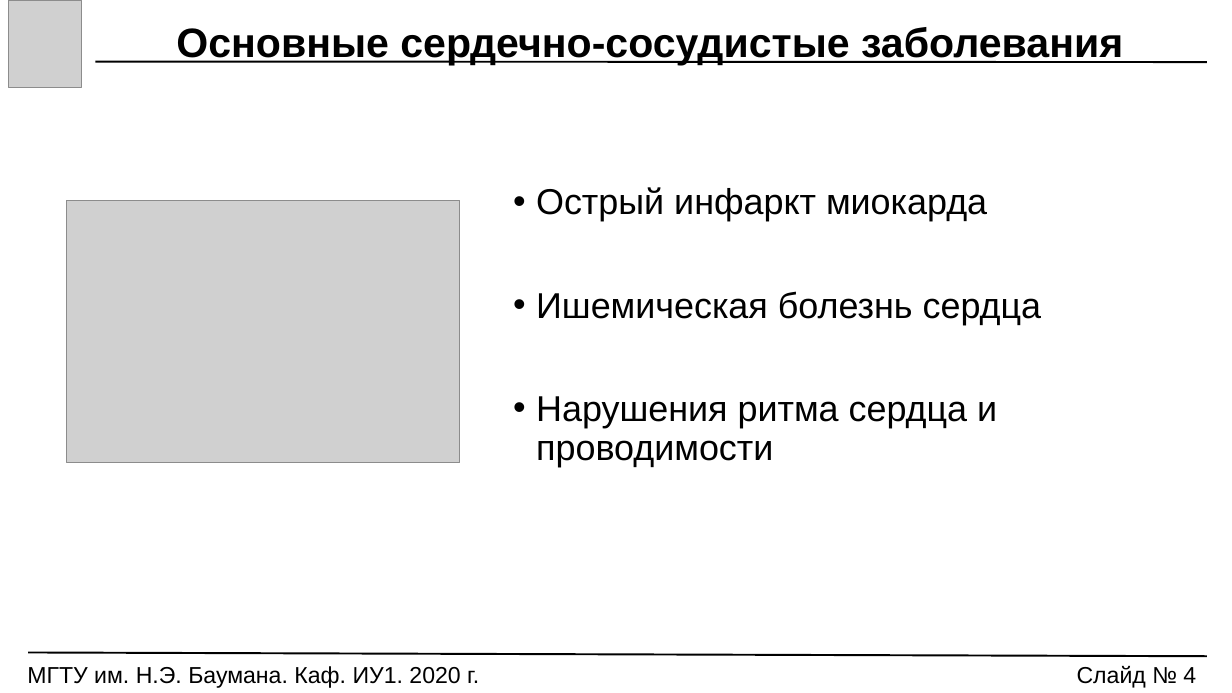
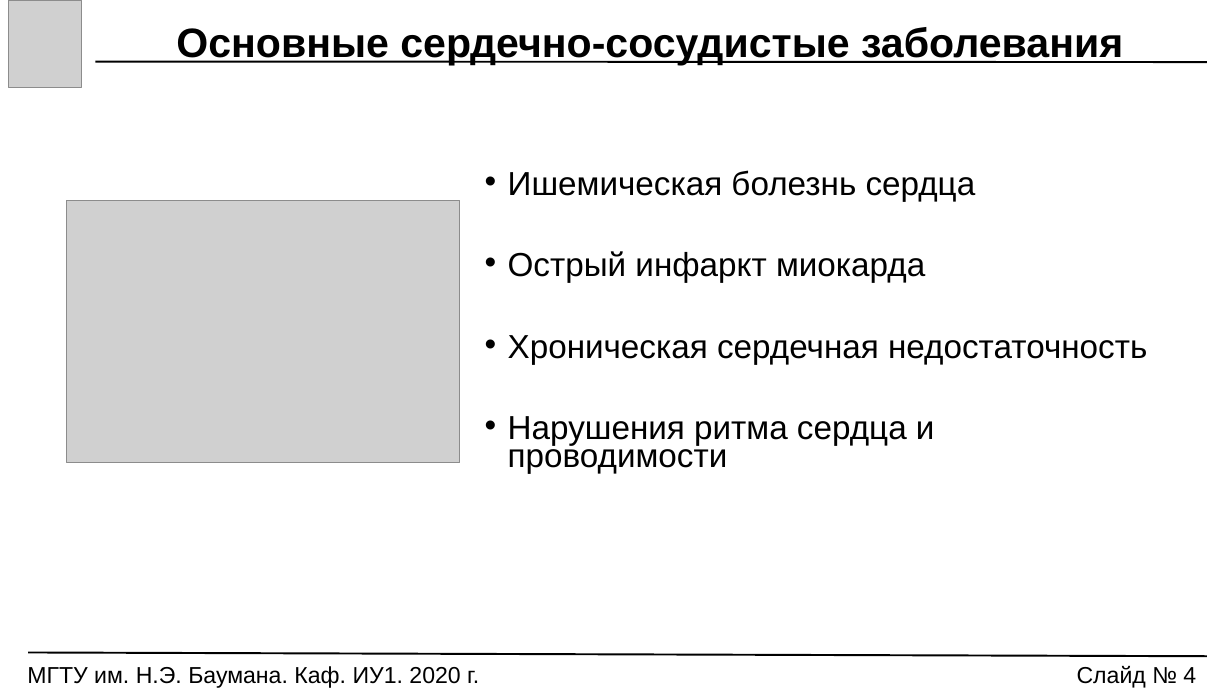
Before and after one commit to Markus85666/Graduation-Qualification-Work, a slide deck: slide 4 of РЕЧЬ_ПРЕЗЕНТАЦИЯ/VKR_Prezentatsia.pptx. Drawn at 1232x693 pixels with LibreOffice and Linux fonts; fonts in the diff are those of the drawing; grey boxes stand for pictures. Boxes give left, top, right and bottom in pixels: in the first picture for what was removed or moved away, otherwise in the second. Text is boxed around its words. In the diff, an @@ line names an element or a change of style, - is before the commit and + after.

```diff
--- a/РЕЧЬ_ПРЕЗЕНТАЦИЯ/VKR_Prezentatsia.pptx
+++ b/РЕЧЬ_ПРЕЗЕНТАЦИЯ/VKR_Prezentatsia.pptx
@@ text "Ишемическая болезнь сердца": place and size @@
-text "Ишемическая болезнь сердца" at bbox=[536, 187, 1042, 467]
+text "Ишемическая болезнь сердца" at bbox=[508, 170, 1147, 474]
@@ text at bbox=[508, 170, 976, 201]: paragraph added @@
+• Ишемическая болезнь сердца
@@ text at bbox=[508, 251, 935, 474]: size 28 to 25.9 pt in "Острый инфаркт миокарда", "Нарушения ритма сердца и проводимости"; line spacing 0.9 to 0.7 @@
@@ text at bbox=[508, 335, 1147, 364]: text changed; size 28 to 25.9 pt @@
-• Ишемическая болезнь сердца
+• Хроническая сердечная недостаточность
```
Also in this commit, not shown: 2 other slides changed, 4 other files.
